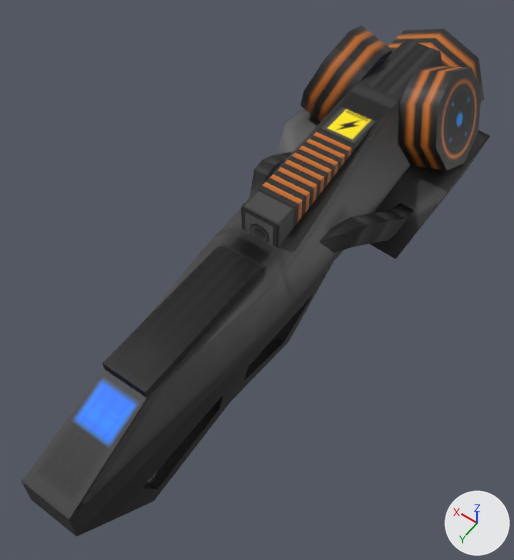
What one commit did to the FBX model Assets/Models/Weapons/TeslaCannon.fbx.
Rendered twice from a camera (50 mm lens) standing at (-5.55, 8.96, 12.36) and looking at (0.27, 0.81, -0.44). The axes (+X, +Y, +Z) are drawn at lower right. The lights are the same throughout. Where no turn or scale is listed for an object, it has been applied to the vertices. Vertices at the same position are counted once.

Names of what the first picture shows: 'BatteryPack', 'TeslaCannon'.
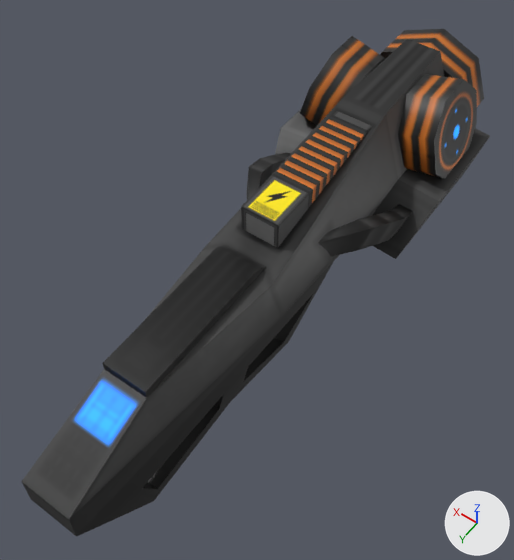
The newer file is also turned or shifted as a whole; pictures and numbers use the older file's frame.

Where the change shows, as pixel boxes (x1, y1, x2, y2) in the pictures (514 x 560 px; the box of a moved part takes in the faces that stretch with it):
'TeslaCannon', surface changed, reshaped
    before: (22, 25, 490, 537)
    after: (22, 29, 490, 537)
'BatteryPack', mesh turned
    before: (241, 107, 376, 248)
    after: (241, 111, 372, 248)
part 2 of me_shotgun_002, moved or reshaped
    before: (300, 25, 392, 122)
    after: (300, 36, 385, 125)
part 3 of me_shotgun_002, moved or reshaped
    before: (398, 66, 481, 171)
    after: (398, 74, 477, 179)
part 4 of me_shotgun_002, moved or reshaped
    before: (319, 217, 366, 253)
    after: (318, 220, 372, 256)
part 5 of me_shotgun_002, moved or reshaped
    before: (352, 210, 405, 247)
    after: (358, 210, 405, 250)
part 6 of me_shotgun_002, moved or reshaped
    both: (204, 39, 490, 315)
part 7 of me_shotgun_002, moved or reshaped
    before: (250, 160, 275, 197)
    after: (247, 159, 273, 200)

The change, as a list of edits to the scene's bpy script:
```text
Add img_teslacannon_emission_png:
    img_teslacannon_emission_png = load_image('TeslaCannon_emission.png', '../../Textures/Weapons/TeslaCannon_emission.png', 256, 256, 'sRGB')
Change mat_pistol_001:
    where n0 = _N.new('ShaderNodeBsdfPrincipled'); n0.name = 'Principled BSDF'
    add n0.inputs[28].default_value = 1.0  # 'Emission Strength'
    add n3 = _N.new('ShaderNodeTexImage'); n3.name = 'Image Texture.001'
    add n3.image = img_teslacannon_emission_png
    add _L.new(n3.outputs[0], n0.inputs[27])  # 'Color' to 'Emission Color'
Change me_shotgun_003:
    where me_shotgun_003.from_pydata(...)  # 8 vertices, 6 faces; spans x -0.45..0.45, y -2.0..2.0, z -0.8..0.8
    used by ob_batterypack; location = (0.0, -0.9, 1.3)
    me_shotgun_003 part 1: the whole mesh is turned -180 degrees about the z axis through its middle
Change me_shotgun_002:
    where me_shotgun_002.from_pydata(...)  # 177 vertices, 168 faces; spans x -2.23..2.23, y -7.0..7.41, z -3.14..2.78
    used by ob_teslacannon; location = (0.0, 0.0, 0.0)
    me_shotgun_002 part 2: the loose piece of 16 vertices spanning x 0.44..2.16, y -5.6..-3.2, z 0.2..2.78 is multiplied about its middle by the matrix ((0.989, -0.099, 0.106), (0.131, 0.924, -0.36), (-0.062, 0.37, 0.927)), then moved by (0.0, 0.01, -0.31)
    me_shotgun_002 part 3: the loose piece of 16 vertices spanning x -2.16..-0.44, y -5.6..-3.2, z 0.2..2.78 is multiplied about its middle by the matrix ((0.989, 0.099, -0.106), (-0.131, 0.924, -0.36), (0.062, 0.37, 0.927)), then moved by (0.0, 0.01, -0.31)
    me_shotgun_002 part 4: all 4 vertices in x -1.47..-0.97, y -0.75..-0.48, z 0.56..1.15 are moved by (-0.16, -0.01, 0.0)
    me_shotgun_002 part 5: all 4 vertices in x -1.7..-1.21, y -1.4..-1.12, z 0.27..0.85 are moved by (-0.07, 0.01, 0.0)
    me_shotgun_002 part 6: all 7 vertices in x -2.23..2.23, y -3.17, z 0.43..2.18 are moved by (0.0, 0.2, 0.0)
    me_shotgun_002 part 7: all 4 vertices in x 0.97..1.47, y -0.75..-0.48, z 0.56..1.15 are moved by (0.16, -0.01, 0.0)
```
